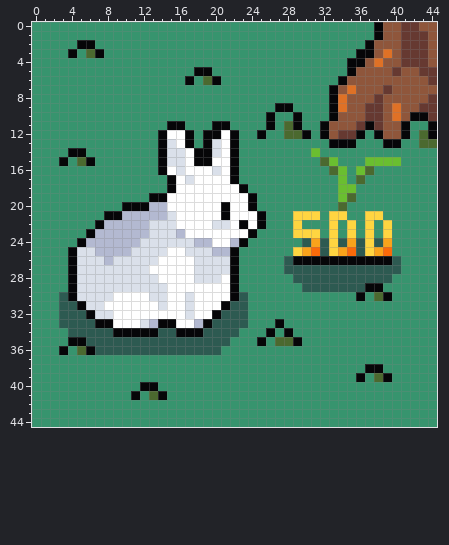
Two states of a pixel-art file, Instagram/Rabbit500.aseprite. The first picture shows the starting point.
45x45 pixels, 1 frame.
After:
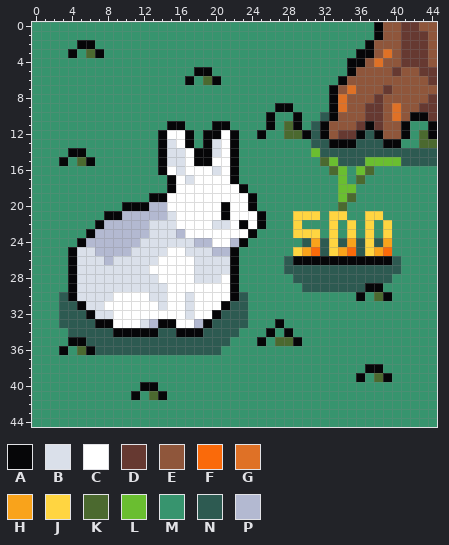
Palette (. is transparent): A #060608  B #dae0ea  C #ffffff  D #663931  E #8f563b  F #fa6a0a  G #df7126  H #f9a31b  J #ffd541  K #4b692f  L #6abe30  M #37946e  N #2d5a51  P #b3b9d1
Difference:
{"where": "layer \"Layer 1\""}
{"y":10,"x":32,"old":"M","new":"N"}
{"y":11,"x":31,"old":"M","new":"N"}
{"y":12,"x":31,"old":"M","new":"N"}
{"y":12,"x":37,"old":"M","new":"N"}
{"y":13,"x":31,"old":"MM","new":"NN"}
{"y":13,"x":36,"old":"MMM","new":"NNN"}
{"y":14,"x":32,"old":"MMMMMMMMMMMMM","new":"NNNNNNNNNNNNN"}
{"y":15,"x":34,"old":"MMM","new":"NNN"}
{"y":15,"x":41,"old":"MMMM","new":"NNNN"}
{"label":"changed","picture_box":[311,112,437,166]}
